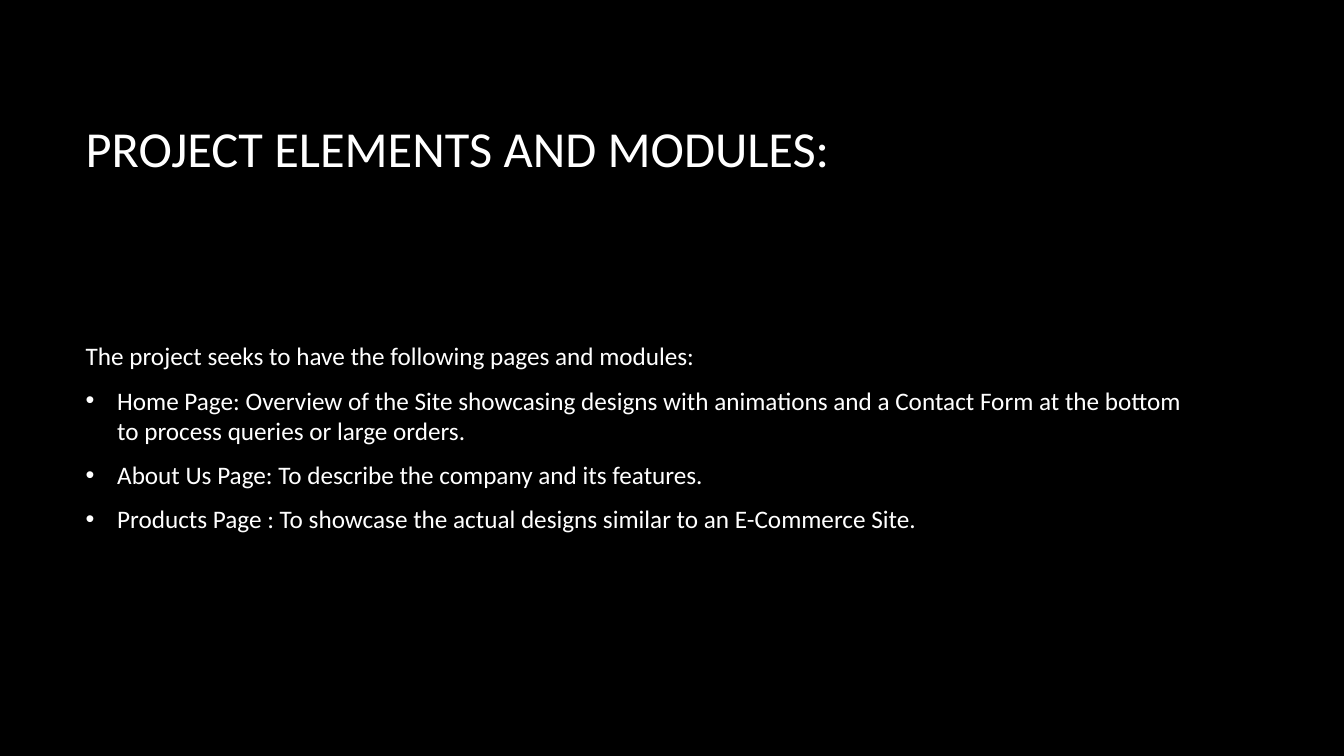
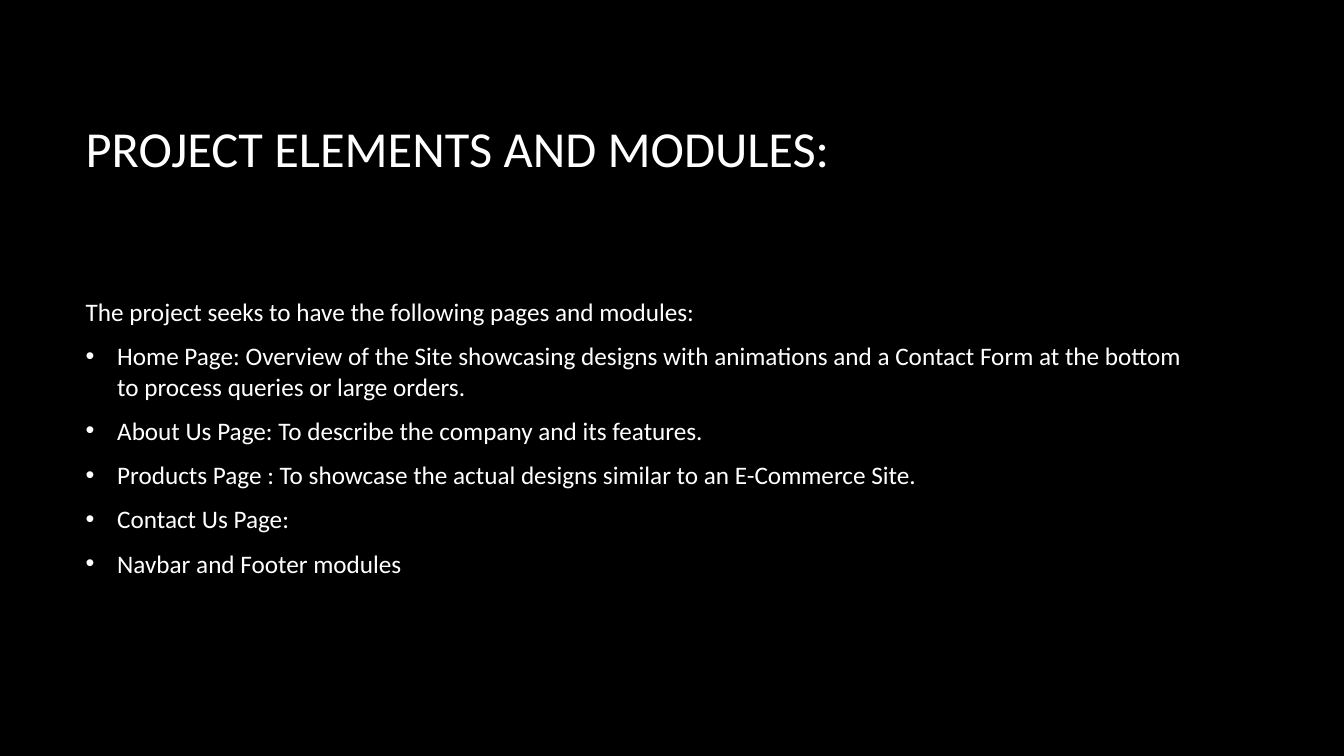
Before and after one commit to jaywanthgowda/Lensglow-WT-Project, a slide deck: slide 3 of WT_Presentation_Team2_SectionC(Lensglow).pptx. Drawn at 1344x756 pixels with LibreOffice and Linux fonts; fonts in the diff are those of the drawing; background and template pictures are left out. Boxes give left, top, right and bottom in pixels: in the first picture for what was removed or moved away, otherwise in the second. Text is boxed around its words. In the diff, an @@ line names an element or a change of style, - is before the commit and + after.

```diff
--- a/WT_Presentation_Team2_SectionC(Lensglow).pptx
+++ b/WT_Presentation_Team2_SectionC(Lensglow).pptx
@@ text at box(117, 511, 401, 574): paragraphs added @@
+• Contact Us Page:
+• Navbar and Footer modules
```
Also in this commit, not shown: 2 other slides changed, 1 slide added.
